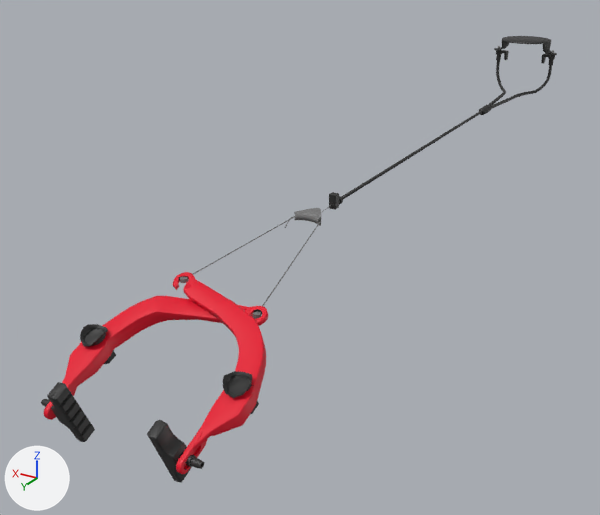
The OBJ model PIPE BikeMenu/Assets/BikeMeshes/Other/BrakeTwoSubMesh.obj: old version first, new version second.
Both versions are drawn from a 50 mm camera at (-0.239, 0.828, 0.17) aimed at (0.049, 0.348, -0.07). The lights are fixed; the arrows at lower left show +X, +Y and +Z. Where no turn or scale is listed for an object, it has been applied to the vertices. Vertices at the same position are counted once.

Objects in the first picture: 'BrakeTwo'.
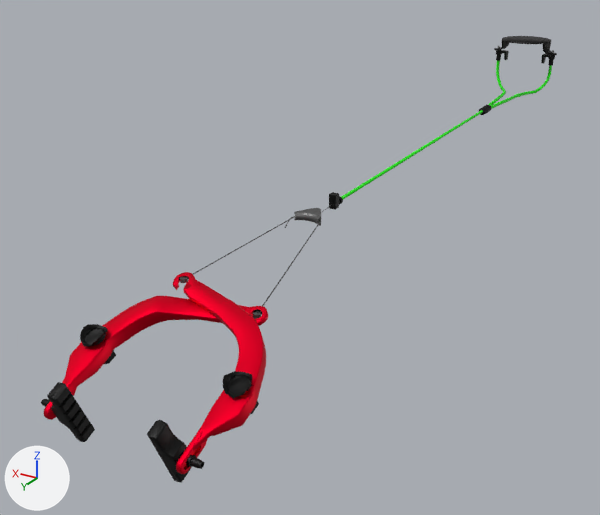
Changed parts and their boxes (x1, y1, x2, y2) in the pictures (600 x 515 px):
'BrakeTwo', surface changed
    both: (41, 36, 557, 483)
part 1 of me_braketwo, recoloured (grey to green)
    both: (341, 60, 552, 199)

Diff of the bpy script that builds the scene:
```diff
--- a/PIPE BikeMenu/Assets/BikeMeshes/Other/BrakeTwoSubMesh.obj.py
+++ b/PIPE BikeMenu/Assets/BikeMeshes/Other/BrakeTwoSubMesh.obj.py
@@ mat_default_obj @@
 mat_default_obj.roughness = 0.526
+mat_default_obj.metallic = 1.0
@@ mat_metal @@
 mat_metal.roughness = 0.526
+mat_metal.metallic = 1.0
@@ mat_brakeparts @@
 mat_brakeparts.roughness = 0.526
+mat_brakeparts.metallic = 1.0
@@ mat_cable @@
+mat_cable = principled_material('Cable')
+mat_cable.base_color = (0.0134, 0.8, 0.000176)  # green #1fe701
+mat_cable.roughness = 0.526
@@ me_braketwo @@
 me_braketwo.from_pydata(...)  # 2972 vertices, 5574 faces; spans x -0.053..0.052, y -0.023..0.606, z -0.074..0.045
 # used by ob_braketwo; location = (0.0, 0.0, 0.0)
+# me_braketwo part 1: 398 faces spanning x -0.028..0.027, y -0.002..0.382, z -0.008..0.031 switch from mat_default_obj (black #2c2c2c) to mat_cable (green #1fe701)
 me_braketwo.materials.append(mat_metal)
```
